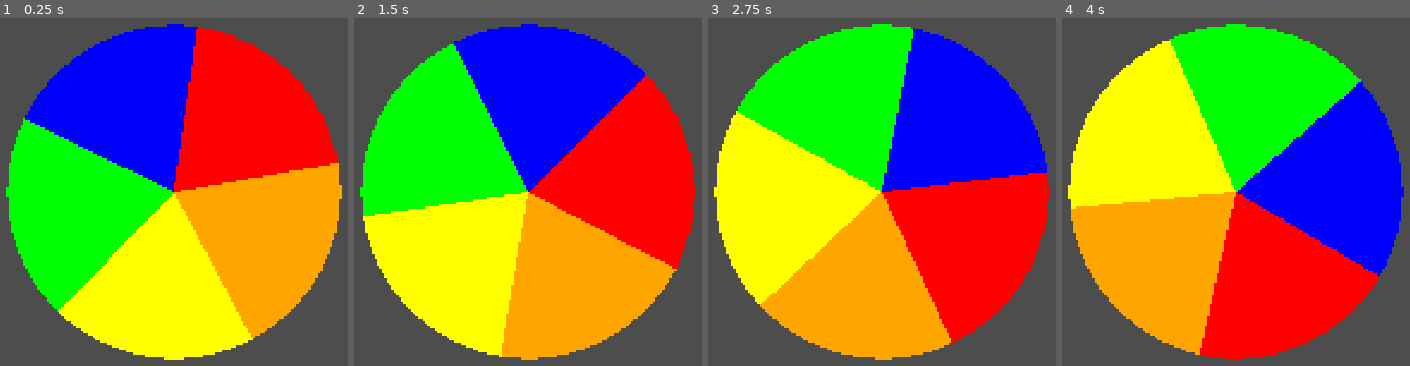
Above: before the commit, frames 1-4 (left to right).
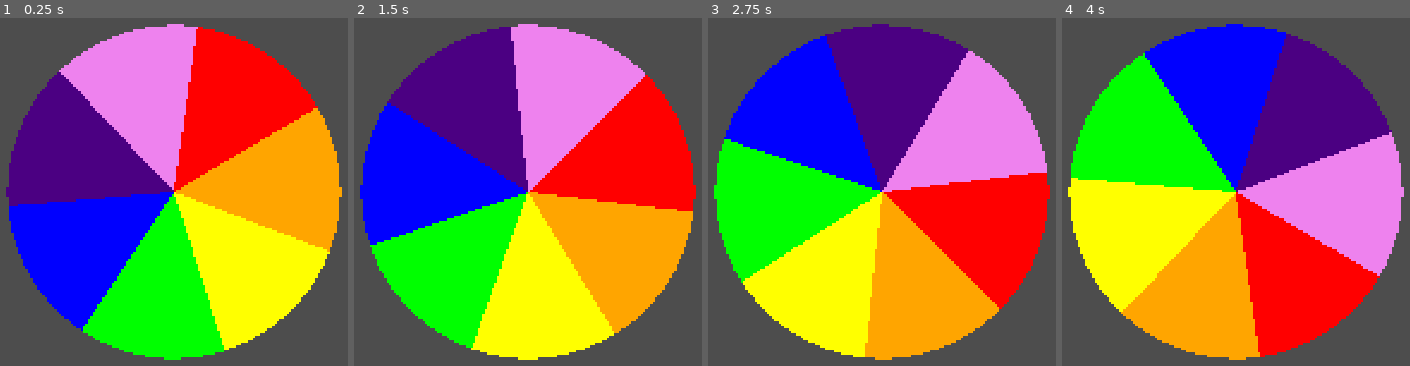
Above: after the commit, the same moments.

Repository: jowashli/gift-exchange-wheelofnames
Game: Godot game, scene res://scenes/wheelofnames.tscn
Same seed, same stepped clock (60 frames per second), same inputs: the game is played once before the commit and once after it.
Inputs:
- Up to frame 1 (0.25 s): no input
- Up to frame 2 (1.5 s): no input
- Up to frame 3 (2.75 s): no input
- Up to frame 4 (4 s): no input

The runs differ from the first frame. In frame 1, 54% of the frame differs, in the area x 1-99%, y 1-99%; in frame 2, 54%; in frame 3, 54%, in the area x 1-98%, y 1-98%; in frame 4, 54%.

Commit message:
Base wheel drawing on wheel node

Diff:
--- a/scenes/wheelofnames.tscn
+++ b/scenes/wheelofnames.tscn
@@ -2,5 +2,7 @@
 
 [ext_resource type="Script" uid="uid://bip2fnvkve56v" path="res://scripts/Wheelofnames.gd" id="1_yhqkm"]
 
-[node name="Wheelofnames" type="Node2D" unique_id=788739836]
+[node name="Main" type="Node2D" unique_id=788739836]
+
+[node name="Wheel" type="Node2D" parent="." unique_id=457530734]
 script = ExtResource("1_yhqkm")
--- a/scripts/Wheelofnames.gd
+++ b/scripts/Wheelofnames.gd
@@ -1,30 +1,31 @@
 extends Node2D
 
-func get_viewport_midpoint() -> Vector2:
-	return get_viewport_rect().size / 2
+@export var wheel_sector_count : int = 7
+@export var wheel_radius : float = 400.0
 
-func _process(delta: float) -> void:
+func _ready() -> void:
+	position = get_viewport_rect().size / 2
+
+func _process(_delta: float) -> void:
 	queue_redraw()
 
-func generate_circle_sectors(position: Vector2, radius: float, sector_count: int, rotation_offset: float) -> Array[PackedVector2Array]:
+func _draw() -> void:
+	rotation += PI/360.0
+	var colors_rainbow : PackedColorArray = PackedColorArray([Color.RED, Color.ORANGE, Color.YELLOW, Color.GREEN, Color.BLUE, Color.INDIGO, Color.VIOLET])
+	draw_wheel(wheel_sector_count, wheel_radius, 0.0, colors_rainbow)
+
+func generate_circle_sectors(offset_position: Vector2, radius: float, sector_count: int, rotation_offset: float) -> Array[PackedVector2Array]:
 	var sector_polygons : Array[PackedVector2Array] = []
 	var sector_radians : float = (2.0 * PI) / sector_count
-	var sector_arc_resolution : int = clamp(ceil(90 / sector_count), 2, 180)
+	var sector_arc_resolution : int = clamp(ceil(90.0 / sector_count), 2, 180)
 	for i in sector_count:
-		var sector : PackedVector2Array = PackedVector2Array([position])
+		var sector : PackedVector2Array = PackedVector2Array([offset_position])
 		for j in range(sector_arc_resolution):
-			sector.append(position + Vector2.UP.rotated(sector_radians * lerp(i, i+1, j/(sector_arc_resolution-1.0)) + rotation_offset) * radius)
+			sector.append(offset_position + Vector2.UP.rotated(sector_radians * lerp(i, i+1, j/(sector_arc_resolution-1.0)) + rotation_offset) * radius)
 		sector_polygons.append(sector)
 	return sector_polygons
 
 func draw_wheel(sector_count: int, radius: float, rotation_offset: float, colors: PackedColorArray) -> void:
-	var sector_polygons : Array[PackedVector2Array] = generate_circle_sectors(get_viewport_midpoint(), radius, sector_count, rotation_offset)
+	var sector_polygons : Array[PackedVector2Array] = generate_circle_sectors(Vector2.ZERO, radius, sector_count, rotation_offset)
 	for i in range(sector_count):
 		draw_polygon(sector_polygons[i], PackedColorArray([colors[wrap(i, 0, len(colors))]]))
-
-var wheel_rotation : float = 0.0
-
-func _draw() -> void:
-	wheel_rotation += PI/360.0
-	var colors_rainbow : PackedColorArray = PackedColorArray([Color.RED, Color.ORANGE, Color.YELLOW, Color.GREEN, Color.BLUE, Color.INDIGO, Color.VIOLET])
-	draw_wheel(5, 400.0, wheel_rotation, colors_rainbow)
